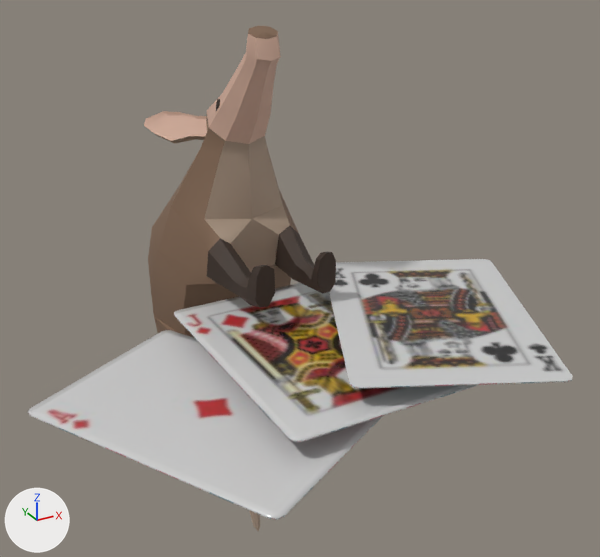
Before and after pictures for a commit that changed the glTF model Assets/caardvark_icon.glb.
Rendered twice from a 50 mm camera at (-0.01186, -0.02061, 0.0138) aimed at (0.00096, 0.00269, 0.00215). Arrows for +X, +Y and +Z are at lower left; the lights stay in place. Where no turn or scale is listed for an object, it has been applied to the vertices.
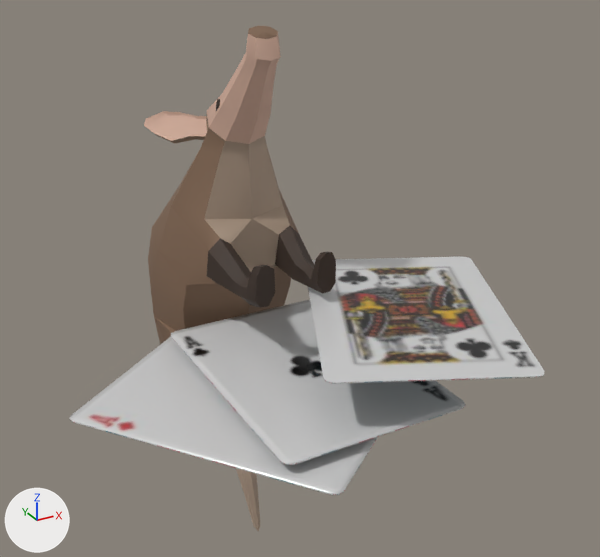
The change, as a list of edits to the scene's bpy script:
```text
Add me_mesh_0_1:
    me_mesh_0_1.from_pydata(...)  # 112 vertices, 220 faces; spans x -0.00318..0.00318, y -0.00451..0.00451, z -0.00002..0.00002
    me_mesh_0_1.materials.append(mat_default_material_22)
Remove ob_default_22:
    ob_default_22 = bpy.data.objects.new('Default 22', me_mesh_0)
    ob_default_22.location = (0.0, 0.0, 0.0)
Change ob_default_50:
    ob_default_50.location: (0.00568, 0.00293, 0.00177) -> (0.00517, 0.0035, 0.00177)
Change ob_default_51:
    ob_default_51.location: (-0.00397, -0.00081, -0.00104) -> (-0.00247, 0.00009, -0.00177)
    ob_default_51.rotation_euler: (0.0, 0.0, 0.504) -> (0.0, 0.0, 0.647)  # degrees (0, 0, 29) -> degrees (0, 0, 37)
Add ob_default_25:
    ob_default_25 = bpy.data.objects.new('Default 25', me_mesh_0_1)
    ob_default_25.location = (0.0, 0.00048, 0.0)
```

Where the change shows, as pixel boxes [x1, y1, x2, y2] in the pictures (600 x 557 px):
'Default 51', moved, turned
    before: [27, 330, 383, 520]
    after: [70, 337, 378, 495]
'Default 50', moved
    before: [329, 259, 572, 388]
    after: [308, 257, 545, 384]
'Default 25', added
    after: [171, 300, 466, 465]
'Default 22', deleted
    before: [174, 283, 477, 442]
